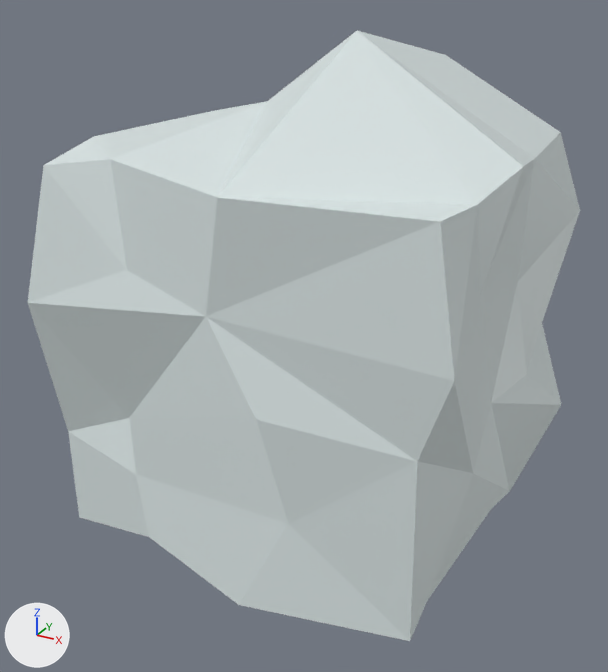
The glTF model dist/Model/iron-chondrite.glb, before and after one commit.
Both versions are drawn from a 50 mm camera at (1.047, -1.998, 0.958) aimed at (-0.011, -0.074, -0.004). Every picture has the same lights, and +X, +Y and +Z are marked at lower left. Vertices at the same position are counted once.

Names of what the first picture shows: 'iron-chondrite'.
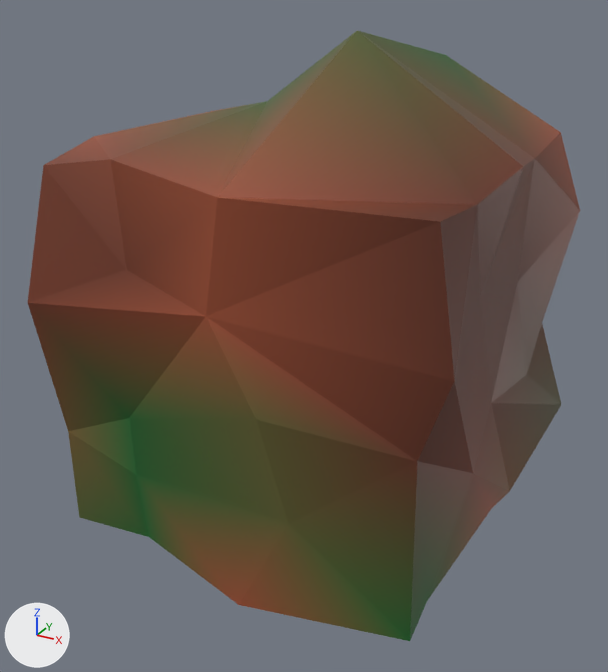
What changed in the scene script:
```text
Change mat_iron:
    where n0 = _N.new('ShaderNodeBsdfPrincipled'); n0.name = 'Principled BSDF'
    remove n0.inputs[0].default_value = (0.72, 0.8, 0.8, 1.0)  # 'Base Color', white #dde7e7
    add n2 = _N.new('ShaderNodeVertexColor'); n2.name = 'Color Attribute'
    add _L.new(n2.outputs[0], n0.inputs[0])  # 'Color' to 'Base Color'
Change me_cube_011:
    where me_cube_011.from_pydata(...)  # 74 vertices, 144 faces; spans x -0.567..0.614, y -0.593..0.597, z -0.595..0.817
    used by ob_iron_chondrite; location = (0.0, 0.0, 0.0)
    me_cube_011 part 1: vertex colours changed
```

Changed parts and their boxes (x1, y1, x2, y2) in the pictures (608 x 672 px):
'iron-chondrite', recoloured
    both: (28, 30, 580, 641)
